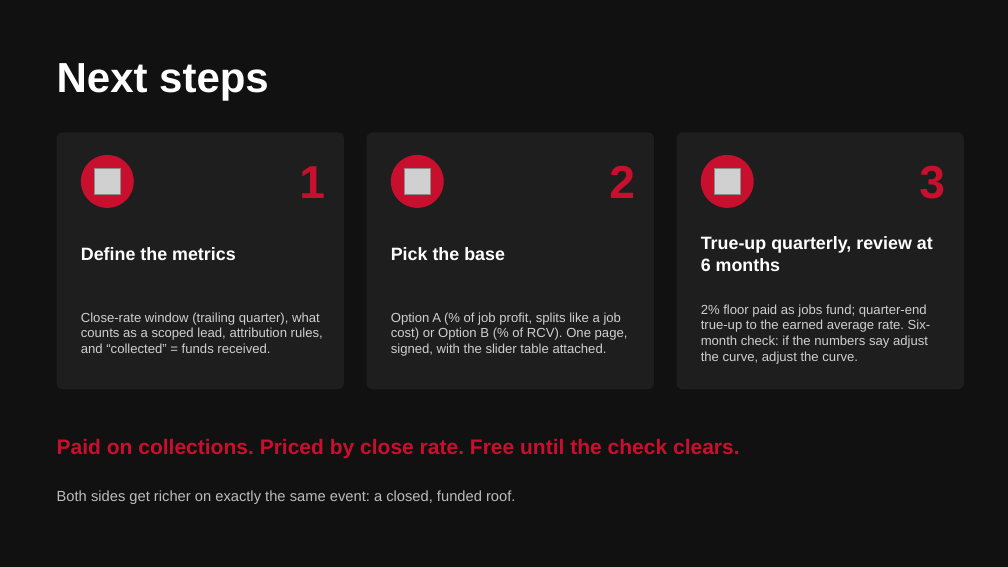
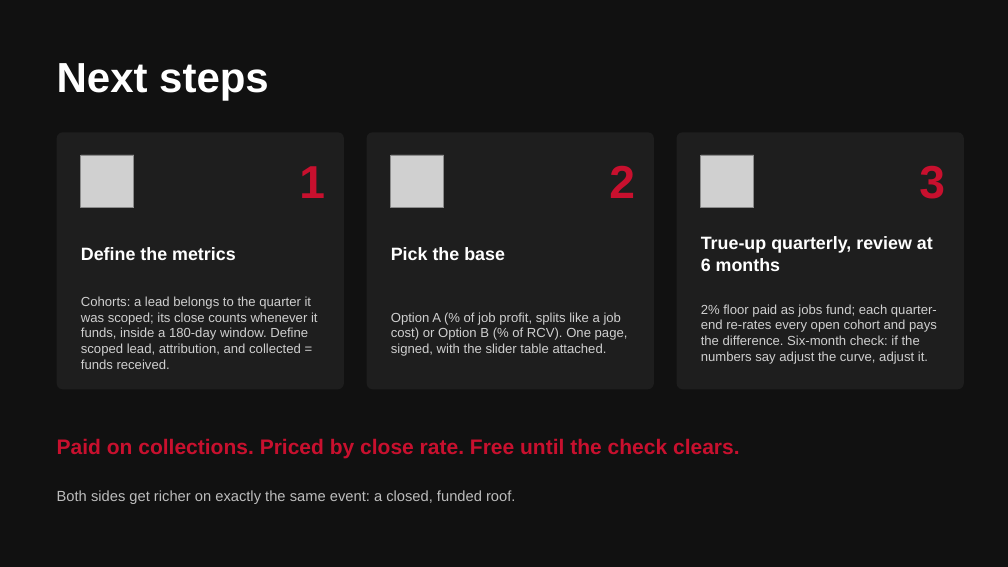
Before and after one commit to DommyD26/roofing-site-template, a slide deck: slide 8 of pitch/Commission-Plan.pptx. Drawn at 1008x567 pixels with LibreOffice and Linux fonts; fonts in the diff are those of the drawing; grey boxes stand for pictures. Boxes give left, top, right and bottom in pixels: in the first picture for what was removed or moved away, otherwise in the second. Text is boxed around its words. In the diff, an @@ line names an element or a change of style, - is before the commit and + after.

```diff
--- a/pitch/Commission-Plan.pptx
+++ b/pitch/Commission-Plan.pptx
@@ picture: place and size @@
-picture at [95, 169, 120, 194]
+picture at [81, 155, 134, 208]
@@ ellipse removed at [81, 155, 134, 208] @@
@@ picture: place and size @@
-picture at [405, 169, 430, 194]
+picture at [391, 155, 444, 208]
@@ ellipse removed at [391, 155, 444, 208] @@
@@ picture: place and size @@
-picture at [715, 169, 740, 194]
+picture at [701, 155, 754, 208]
@@ ellipse removed at [701, 155, 754, 208] @@
@@ text at [81, 296, 318, 369]: text changed @@
-Close-rate window (trailing quarter), what counts as a scoped lead, attribution rules, and “collected” = funds received.
+Cohorts: a lead belongs to the quarter it was scoped; its close counts whenever it funds, inside a 180-day window. Define scoped lead, attribution, and collected = funds received.
@@ text at [701, 304, 937, 364]: text changed @@
-2% floor paid as jobs fund; quarter-end true-up to the earned average rate. Six-month check: if the numbers say adjust the curve, adjust the curve.
+2% floor paid as jobs fund; each quarter-end re-rates every open cohort and pays the difference. Six-month check: if the numbers say adjust the curve, adjust it.
```
Also in this commit, not shown: 6 other slides changed, 3 other files.
